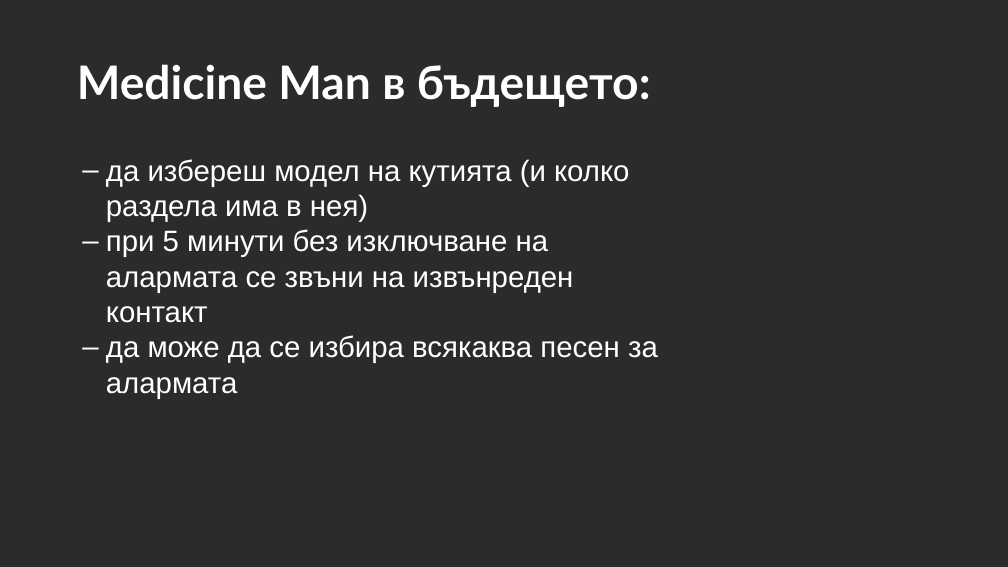
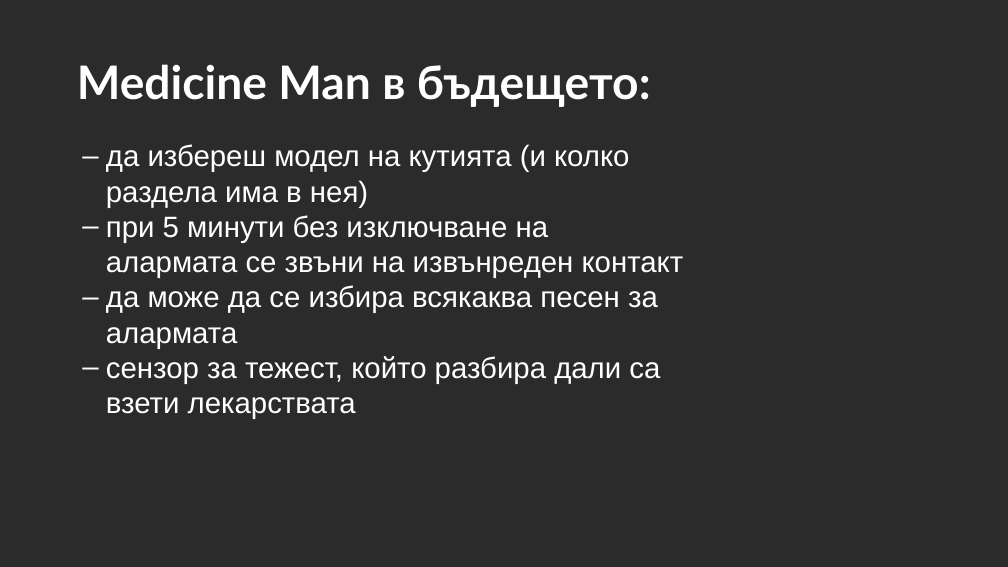
Before and after one commit to VicRattlehead502/Medicine-Man, a slide deck: slide 11 of Prezentaciq.pptx (slide 6 before the commit). Drawn at 1008x567 pixels with LibreOffice and Linux fonts; fonts in the diff are those of the drawing; background and template pictures are left out; a plain dark background stands for a picture behind light text. Boxes give left, top, right and bottom in pixels: in the first picture for what was removed or moved away, otherwise in the second. Text is boxed around its words. In the diff, an @@ line names an element or a change of style, - is before the commit and + after.

```diff
--- a/Prezentaciq.pptx
+++ b/Prezentaciq.pptx
@@ text "да избереш модел на кутията ...": place and size @@
-text "да избереш модел на кутията ..." at bbox=[106, 159, 658, 398]
+text "да избереш модел на кутията ..." at bbox=[106, 144, 684, 419]
@@ text at bbox=[106, 356, 660, 419]: paragraph added @@
+– сензор за тежест, който разбира дали са взети лекарствата
```
Also in this commit, not shown: 6 other slides changed.
